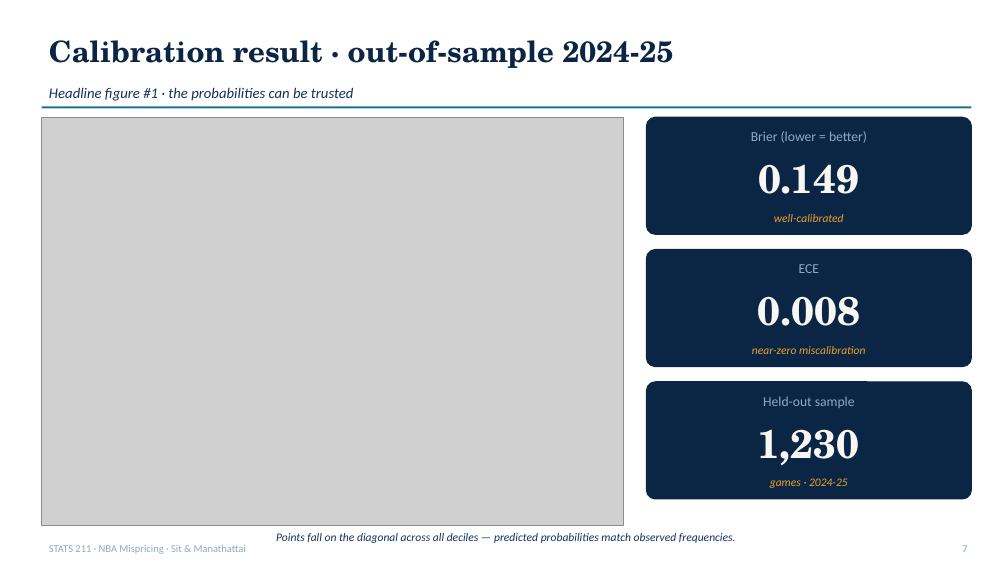
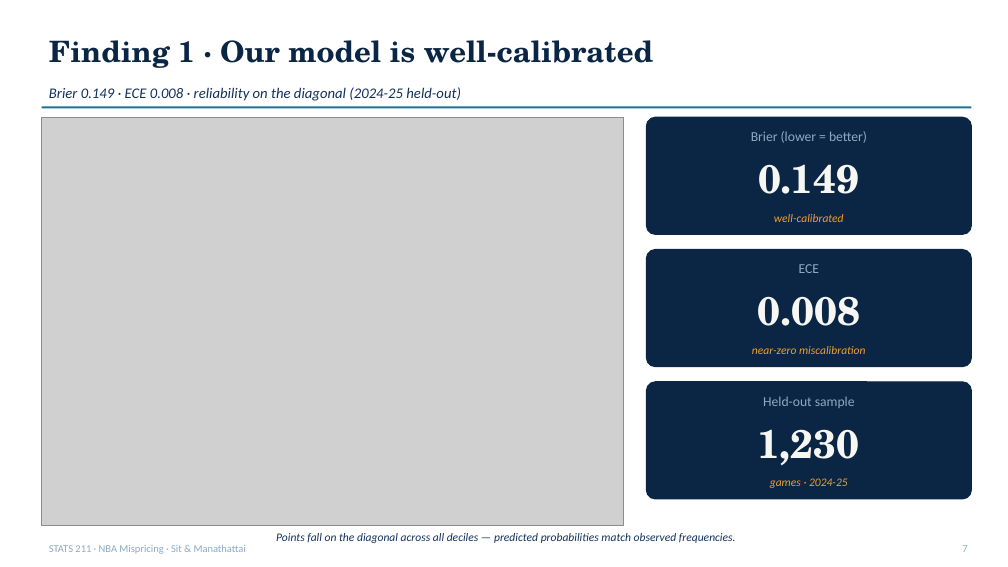
Before and after one commit to ivan-sit/live-nba-market-mispricing-detection, a slide deck: slide 7 of slides/final_deck.pptx. Drawn at 1008x567 pixels with LibreOffice and Linux fonts; fonts in the diff are those of the drawing; grey boxes stand for pictures. Boxes give left, top, right and bottom in pixels: in the first picture for what was removed or moved away, otherwise in the second. Text is boxed around its words. In the diff, an @@ line names an element or a change of style, - is before the commit and + after.

```diff
--- a/slides/final_deck.pptx
+++ b/slides/final_deck.pptx
@@ text at bbox=[49, 40, 654, 68]: text changed @@
-Calibration result · out-of-sample 2024-25
+Finding 1 · Our model is well-calibrated
@@ text at bbox=[49, 87, 461, 101]: text changed @@
-Headline figure #1 · the probabilities can be trusted
+Brier 0.149 · ECE 0.008 · reliability on the diagonal (2024-25 held-out)
```
Also in this commit, not shown: 7 other slides changed, 1 slide added, 2 other files.
